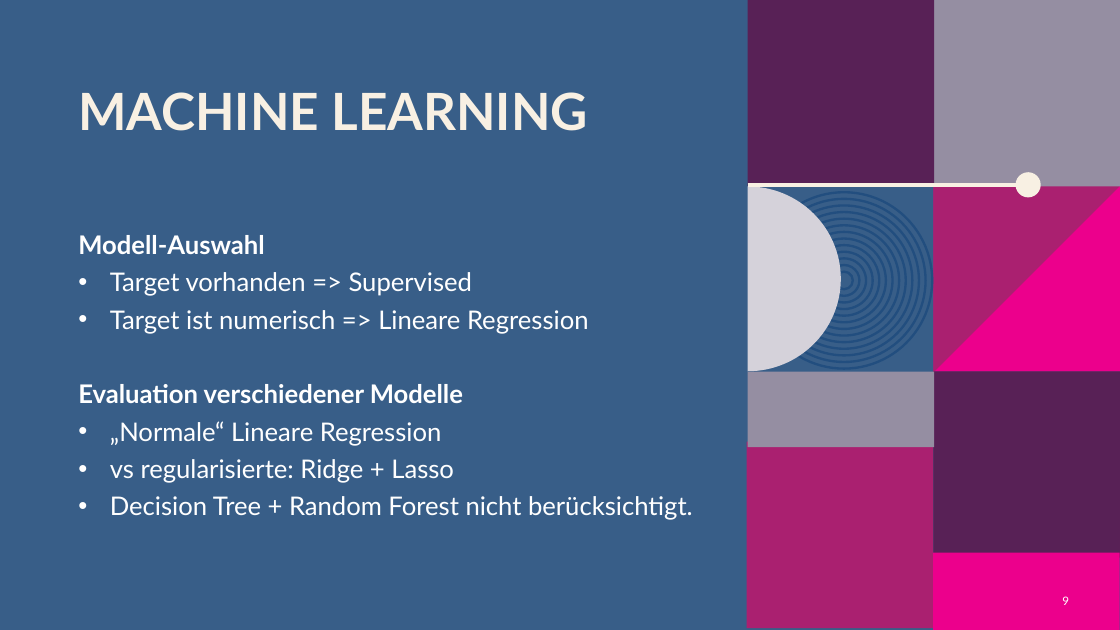
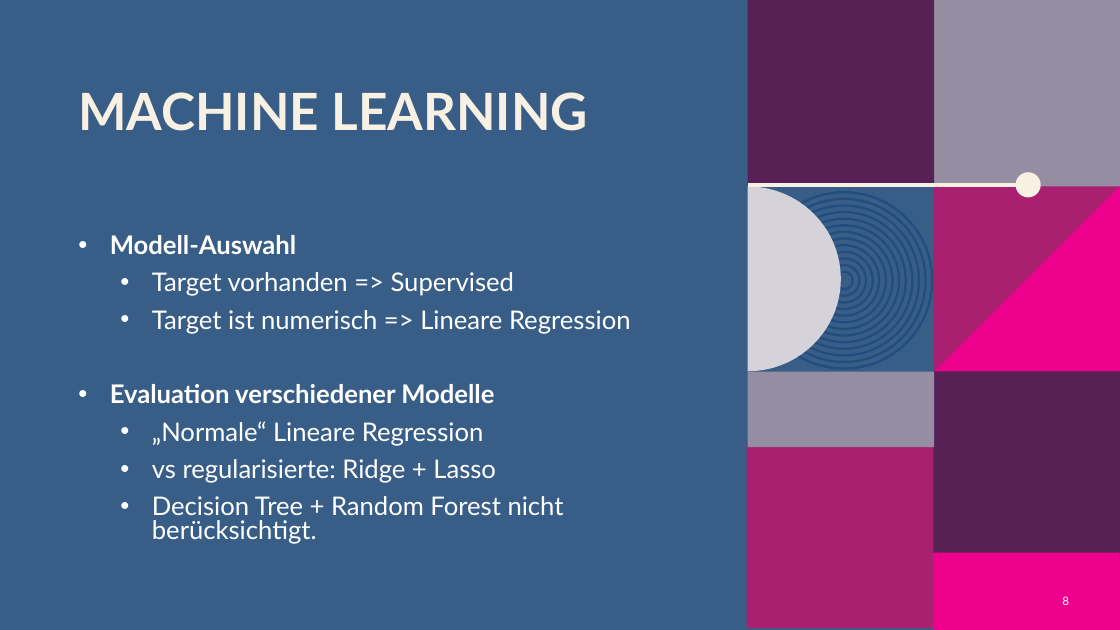
Before and after one commit to oliverschulz1983/Machine-learning-in-online-marketing-analysis-and-identification-of-optimisation-opportunities, a slide deck: slide 8 of Machine_Learning_in_Online_Marketing.pptx (slide 9 before the commit). Drawn at 1120x630 pixels with LibreOffice and Linux fonts; fonts in the diff are those of the drawing; background and template pictures are left out. Boxes give left, top, right and bottom in pixels: in the first picture for what was removed or moved away, otherwise in the second. Text is boxed around its words. In the diff, an @@ line names an element or a change of style, - is before the commit and + after.

```diff
--- a/Machine_Learning_in_Online_Marketing.pptx
+++ b/Machine_Learning_in_Online_Marketing.pptx
@@ text "Modell-Auswahl" at (110, 235, 631, 544): bullet none to •; list level 1 to 2 in "Target vorhanden => Supervised"; list level 1 to 2 in "Target ist numerisch => Lineare ..."; list level 1 to 2 in "„Normale“ Lineare Regression"; list level 1 to 2 in "vs regularisierte: Ridge + Lasso"; list level 1 to 2 in "Decision Tree + Random Forest ..." @@
@@ page number at (1062, 596, 1069, 605): text changed @@
-9
+8
```
Also in this commit, not shown: 9 other slides changed, 1 slide removed.
